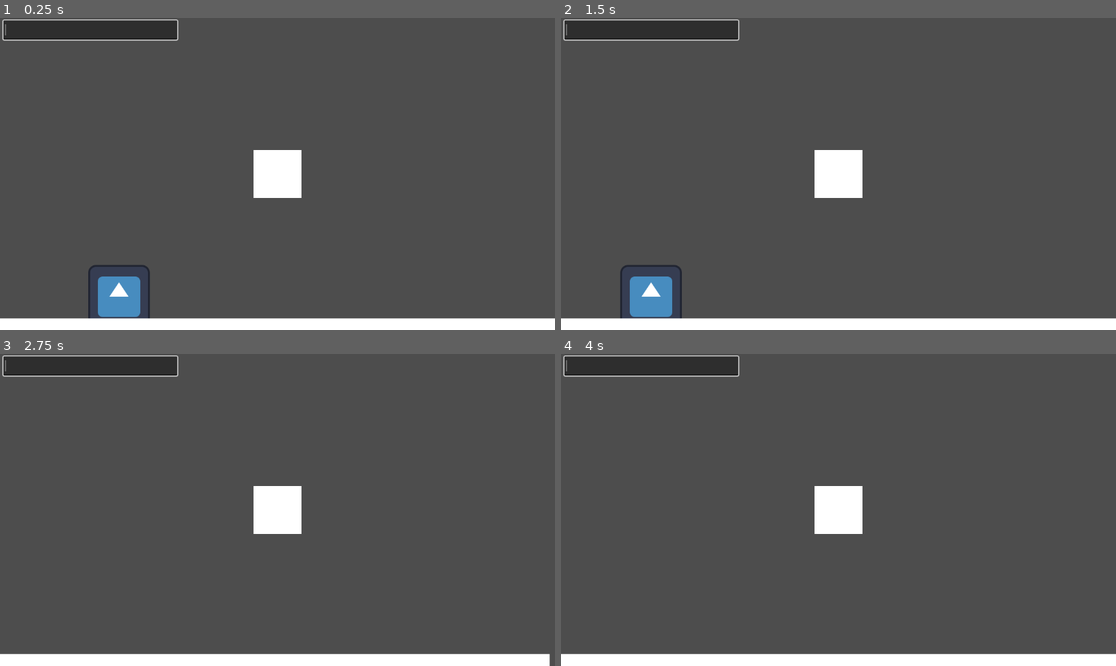
Above: before the commit, frames 1-4 (two rows, left to right).
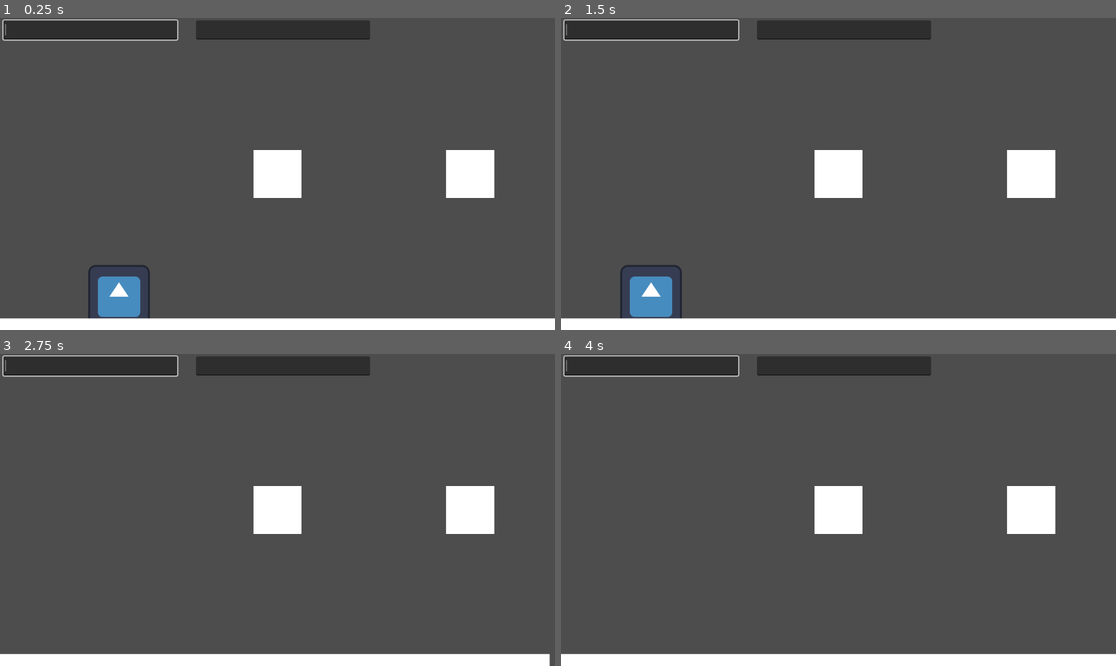
Above: after the commit, the same moments.

Repository: ninja00283/SubmarineGame
Game: Godot game, scene res://node2D.tscn
Same seed, same stepped clock (60 frames per second), same inputs: the game is played once before the commit and once after it. The engine's default icon, where the game draws it, is replaced by a stand-in: a white triangle on a blue panel in a dark square.
Inputs (mouse positions are in pixels of both pictures, inside the frame that each line leads up to):
- Up to frame 1 (0.25 s): no input
- Up to frame 2 (1.5 s): click (649, 30) at 0.52 s; type "12" at 0.6 s; tap Enter (Submit) at 1.25, 1.35 s; hold Right (ui_right) from 1.28 s (still down)
- Up to frame 3 (2.75 s): keep holding Right (ui_right); tap Up (ui_up) at 1.52, 2.27 s; tap Enter (Submit) at 2.1 s
- Up to frame 4 (4 s): release Right (ui_right) at 2.78 s; hold Left (ui_left) 2.78-3.53 s; tap Enter (Submit) at 2.85, 3.6 s; hold Right (ui_right) from 3.53 s (still down); tap Up (ui_up) at 3.77 s

The runs differ from the first frame. In frame 1, 3.2% of the frame differs, in the area x 35-90%, y 0-58%; in frame 2, 3.2%; in frame 3, 3.2%; in frame 4, 3.2%.

Commit message:
Proximity fused torpedo's.

Diff:
--- a/characterBody2D.gd
+++ b/characterBody2D.gd
@@ -1,13 +1,14 @@
 extends CharacterBody2D
-
 
 const SPEED = 300.0
 const JUMP_VELOCITY = -400.0
 var xDrag = 0.02
 var yDrag = 0.02
-
+var HP = 100
 
 func _physics_process(delta: float) -> void:
+	if HP <= 0:
+		queue_free()
 	velocity.x = velocity.x * (1 - xDrag)
 	velocity.y = velocity.y * (1 - yDrag)
 	# Add the gravity.
--- a/main.gd
+++ b/main.gd
@@ -58,7 +58,7 @@
 	var torpedo = torpedoScene.instantiate()
 
 	var angleDegreesInput = 0
-	var magnitudeInput = 128
+	var magnitudeInput = 256
 	var angle = parts[1]
 
 	if angle.is_valid_float():
--- a/node2D.tscn
+++ b/node2D.tscn
@@ -1,12 +1,8 @@
-[gd_scene load_steps=8 format=3 uid="uid://qyq07mg1p0sn"]
+[gd_scene load_steps=6 format=3 uid="uid://qyq07mg1p0sn"]
 
-[ext_resource type="Script" path="res://characterBody2D.gd" id="1_06o6w"]
 [ext_resource type="Script" path="res://main.gd" id="1_rrkik"]
+[ext_resource type="PackedScene" uid="uid://b5hrrpwlk61d8" path="res://player.tscn" id="2_jrhgi"]
 [ext_resource type="Texture2D" uid="uid://eos4yb6buaxr" path="res://icon.svg" id="2_mcqon"]
-
-[sub_resource type="RectangleShape2D" id="RectangleShape2D_vy411"]
-
-[sub_resource type="QuadMesh" id="QuadMesh_st13u"]
 
 [sub_resource type="RectangleShape2D" id="RectangleShape2D_7grsg"]
 
@@ -15,24 +11,7 @@
 [node name="Node2D" type="Node2D"]
 script = ExtResource("1_rrkik")
 
-[node name="CharacterBody2D" type="CharacterBody2D" parent="."]
-script = ExtResource("1_06o6w")
-
-[node name="Camera2D" type="Camera2D" parent="CharacterBody2D"]
-
-[node name="CollisionShape2D" type="CollisionShape2D" parent="CharacterBody2D"]
-scale = Vector2(5, 5)
-shape = SubResource("RectangleShape2D_vy411")
-
-[node name="MeshInstance2D" type="MeshInstance2D" parent="CharacterBody2D"]
-scale = Vector2(100, 100)
-mesh = SubResource("QuadMesh_st13u")
-
-[node name="commandInput" type="LineEdit" parent="CharacterBody2D"]
-offset_left = -569.0
-offset_top = -319.0
-offset_right = -208.0
-offset_bottom = -279.0
+[node name="CharacterBody2D" parent="." instance=ExtResource("2_jrhgi")]
 
 [node name="Icon" type="Sprite2D" parent="."]
 position = Vector2(-329, 253)
@@ -55,3 +34,6 @@
 position = Vector2(0, 500)
 scale = Vector2(2000, 100)
 mesh = SubResource("QuadMesh_b37v0")
+
+[node name="CharacterBody2D2" parent="." instance=ExtResource("2_jrhgi")]
+position = Vector2(400, 0)
--- /dev/null
+++ b/player.tscn
@@ -0,0 +1,29 @@
+[gd_scene load_steps=4 format=3 uid="uid://b5hrrpwlk61d8"]
+
+[ext_resource type="Script" path="res://characterBody2D.gd" id="1_bhnif"]
+
+[sub_resource type="RectangleShape2D" id="RectangleShape2D_kimm8"]
+
+[sub_resource type="QuadMesh" id="QuadMesh_k6w4n"]
+
+[node name="CharacterBody2D" type="CharacterBody2D"]
+collision_layer = 3
+collision_mask = 3
+script = ExtResource("1_bhnif")
+
+[node name="Camera2D" type="Camera2D" parent="."]
+
+[node name="CollisionShape2D" type="CollisionShape2D" parent="."]
+scale = Vector2(5, 5)
+shape = SubResource("RectangleShape2D_kimm8")
+
+[node name="MeshInstance2D" type="MeshInstance2D" parent="."]
+scale = Vector2(100, 100)
+mesh = SubResource("QuadMesh_k6w4n")
+
+[node name="commandInput" type="LineEdit" parent="."]
+offset_left = -569.0
+offset_top = -319.0
+offset_right = -208.0
+offset_bottom = -279.0
+metadata/_edit_use_anchors_ = true
--- /dev/null
+++ b/target.gd
@@ -0,0 +1,13 @@
+extends RigidBody2D
+
+var HP = 100
+
+# Called when the node enters the scene tree for the first time.
+func _ready():
+	pass # Replace with function body.
+
+
+# Called every frame. 'delta' is the elapsed time since the previous frame.
+func _process(delta):
+	if HP <= 0:
+		queue_free()
--- /dev/null
+++ b/target.tscn
@@ -0,0 +1,18 @@
+[gd_scene load_steps=4 format=3 uid="uid://cesjla05yptrv"]
+
+[ext_resource type="Script" path="res://target.gd" id="1_jo884"]
+
+[sub_resource type="RectangleShape2D" id="RectangleShape2D_pdqek"]
+
+[sub_resource type="QuadMesh" id="QuadMesh_bt2ci"]
+
+[node name="RigidBody2D" type="RigidBody2D"]
+script = ExtResource("1_jo884")
+
+[node name="CollisionShape2D" type="CollisionShape2D" parent="."]
+scale = Vector2(5, 5)
+shape = SubResource("RectangleShape2D_pdqek")
+
+[node name="MeshInstance2D" type="MeshInstance2D" parent="."]
+scale = Vector2(100, 100)
+mesh = SubResource("QuadMesh_bt2ci")
--- a/torpedo.gd
+++ b/torpedo.gd
@@ -1,18 +1,26 @@
 extends RigidBody2D
-
 
 # Called when the node enters the scene tree for the first time.
 func _ready() -> void:
-	pass # Replace with function body.
-
+	pass
 
 # Called every frame. 'delta' is the elapsed time since the previous frame.
 func _process(delta: float) -> void:
 	pass
 
-
-
 func _on_area_2d_body_entered(body):
 	if body.get_parent() != self.get_parent():
+		if body.is_class("RigidBody2D") or body.is_class("CharacterBody2D"):
+			body.HP -= 200
 		print(body)
 		queue_free()
+
+func _on_detection_radii_body_entered(body):
+	if body.is_class("CharacterBody2D") and body.get_parent() != self.get_parent():
+		var relativePos = to_local(body.global_position)
+		var distance = sqrt(relativePos.x * relativePos.x + relativePos.y * relativePos.y)
+		body.HP -= 2500 / distance
+		print(relativePos)
+		print(distance)
+		print(body.HP)
+		queue_free()
--- a/torpedo.tscn
+++ b/torpedo.tscn
@@ -1,24 +1,45 @@
-[gd_scene load_steps=4 format=3 uid="uid://c4xactt1lxmxl"]
+[gd_scene load_steps=6 format=3 uid="uid://c4xactt1lxmxl"]
 
 [ext_resource type="Script" path="res://torpedo.gd" id="1_61b7t"]
 [ext_resource type="Texture2D" uid="uid://ddcdo8on17lsg" path="res://torpedo.png" id="1_fxbiq"]
 [ext_resource type="Script" path="res://area2D.gd" id="3_jpvmm"]
+
+[sub_resource type="CircleShape2D" id="CircleShape2D_u78d1"]
+
+[sub_resource type="CircleShape2D" id="CircleShape2D_ctrve"]
+radius = 7.44186
 
 [node name="RigidBody2D" type="RigidBody2D"]
 mass = 20.0
 script = ExtResource("1_61b7t")
 
 [node name="CollisionPolygon2D2" type="CollisionPolygon2D" parent="."]
+scale = Vector2(2, 2)
 polygon = PackedVector2Array(-6, -1, -6, -2, -8, -2, -8, 2, -6, 2, -6, 1, -4, 2, 7, 2, 8, 1, 8, -1, 7, -2, -4, -2)
 
 [node name="Sprite2D2" type="Sprite2D" parent="."]
+scale = Vector2(2, 2)
 texture = ExtResource("1_fxbiq")
 
 [node name="Area2D" type="Area2D" parent="."]
+scale = Vector2(2, 2)
 collision_layer = 2
 script = ExtResource("3_jpvmm")
 
 [node name="CollisionPolygon2D2" type="CollisionPolygon2D" parent="Area2D"]
 polygon = PackedVector2Array(8, -1, 8, 1, 7, 2, 8, 2, 9, 1, 9, -1, 8, -2, 7, -2)
 
+[node name="explosionRadii" type="Area2D" parent="."]
+
+[node name="CollisionShape2D" type="CollisionShape2D" parent="explosionRadii"]
+scale = Vector2(3.2, 3.2)
+shape = SubResource("CircleShape2D_u78d1")
+
+[node name="detectionRadii" type="Area2D" parent="."]
+
+[node name="CollisionShape2D" type="CollisionShape2D" parent="detectionRadii"]
+scale = Vector2(2.15, 2.15)
+shape = SubResource("CircleShape2D_ctrve")
+
 [connection signal="body_entered" from="Area2D" to="." method="_on_area_2d_body_entered"]
+[connection signal="body_entered" from="detectionRadii" to="." method="_on_detection_radii_body_entered"]
